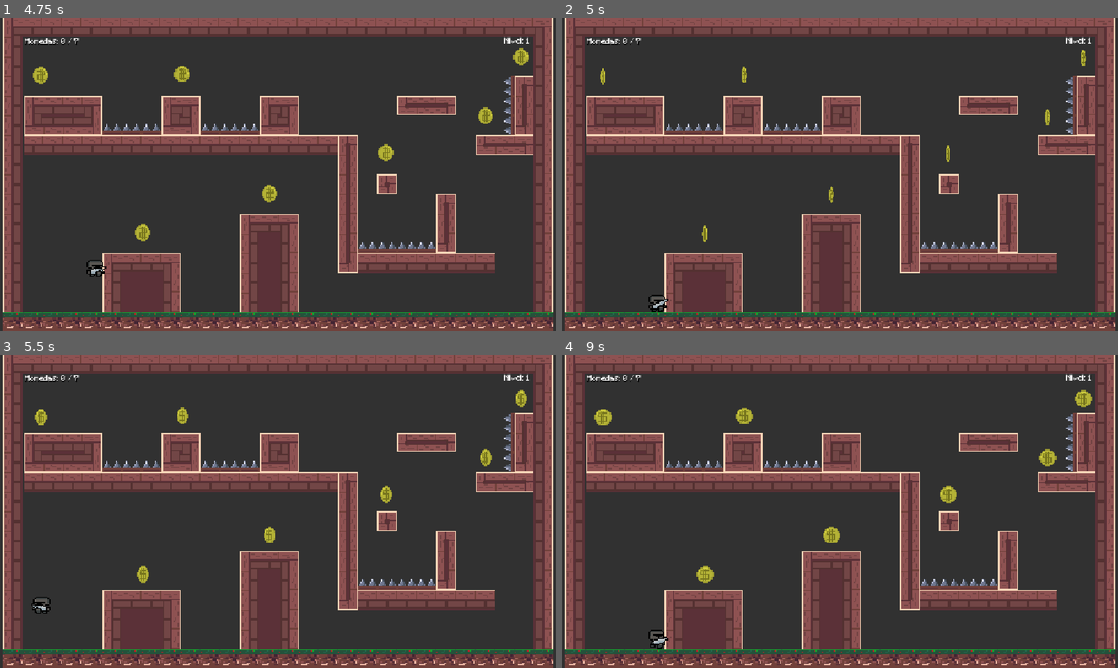
Above: before the commit, frames 1-4 (two rows, left to right).
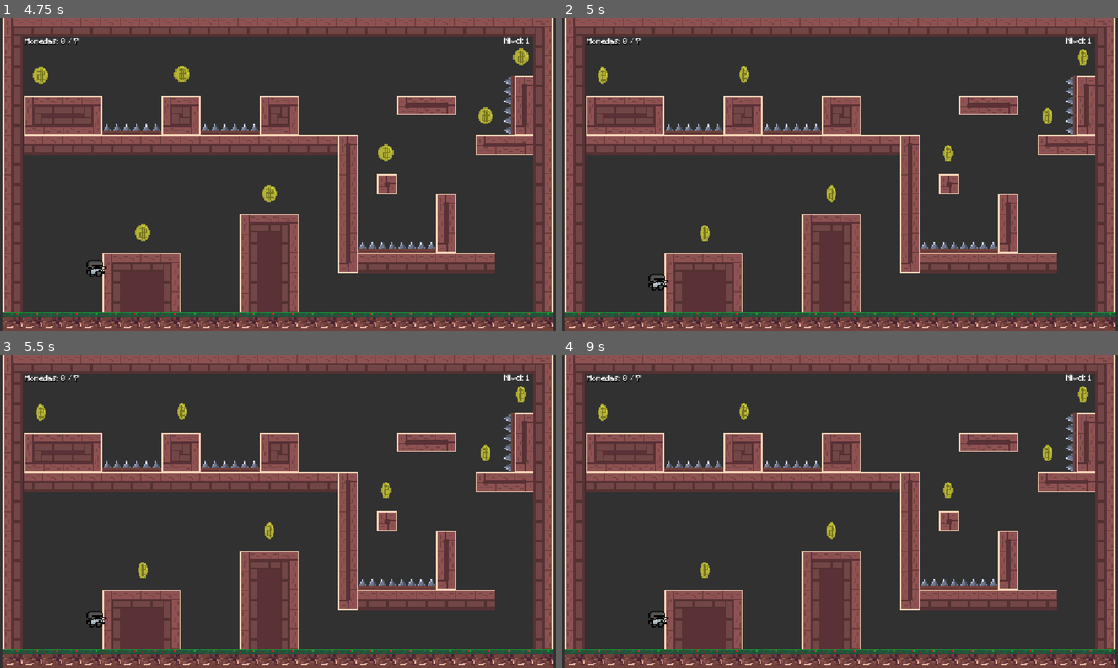
Above: after the commit, the same moments.

Repository: Marcausente/KnightGame2DGodot
Game: Godot game, scene res://Escenas/MenuPrincipal/menu_principal.tscn
The game is run twice, just before and just after one commit, with the same random seed, the same clock (stepped at 60 frames per second) and the same inputs.
Inputs:
- Up to frame 1 (4.75 s): click "Cargar" at 0.5 s; hold D (derecha) 1.28-2.78 s; tap W (saltar) at 1.52, 2.27, 3.77, 4.52 s; hold A (izquierda) 2.78-3.53 s; hold D (derecha) from 3.53 s (still down)
- Up to frame 2 (5 s): keep holding D (derecha); tap Escape (pausa) at 4.9 s
- Up to frame 3 (5.5 s): release D (derecha) at 5.03 s; hold A (izquierda) from 5.03 s (still down); tap W (saltar) at 5.27 s
- Up to frame 4 (9 s): release A (izquierda) at 5.78 s; hold D (derecha) 5.78-6.53 s; hold A (izquierda) 6.53-8.03 s; tap W (saltar) at 6.77, 7.52, 8.27 s; hold D (derecha) from 8.03 s (still down)

Frame 1 is identical in both runs. In frame 2, 0.7% of the frame differs, in the area x 6-95%, y 10-94%; in frame 3, 0.9%; in frame 4, 1.1%, in the area x 5-96%, y 10-94%.

Commit message:
FEAT: Modo pausa puesto correctamente

Diff:
--- a/Escenas/escena_principal/escena_principal.gd
+++ b/Escenas/escena_principal/escena_principal.gd
@@ -13,6 +13,9 @@
 	else:
 		_crear_nivel(_nivel_actual) #Cargamos el nivel con la variable _nivel_actual, por defecto es uno
 
+	process_mode = Node.PROCESS_MODE_ALWAYS # Permite que este nodo reciba inputs estando pausado
+
+
 func _crear_nivel(numero_nivel: int):
 	if numero_nivel < 1 or numero_nivel > niveles.size(): # Comprobamos si el número de nivel solicitado existe dentro del array
 		get_tree().change_scene_to_file("res://Escenas/MenuPrincipal/menu_principal.tscn") # Si no hay mas niveles volvemos al menú principal
@@ -20,6 +23,7 @@
 
 	#Llamamos a la pos 0 del array (Nivel 1) Y la instanciamos (Cargamos), se tiene que restar uno porque siempre sera uno menos que el num del nivel
 	_nivel_instanciado = niveles[numero_nivel - 1].instantiate()
+	_nivel_instanciado.process_mode = Node.PROCESS_MODE_PAUSABLE # El nivel y sus elementos se pausaran al pausar el juego
 	#Ahora _nivel_instanciado es el nivel que queremos cargar, es decdir, el 0
 	add_child(_nivel_instanciado) #Añade como hijo lo que tengamos instanciado, lo añade hacia la referencia del codigo, en este caso escena_principal
 
@@ -53,3 +57,9 @@
 	_nivel_actual = ControladorGlobal.nivelActual #Cogemos la variable nivel actual de la guardada
 	#Ahora creamos el nivel de la variable que teniamos en nivel actual
 	_crear_nivel.call_deferred(_nivel_actual) #Calldefered es para esperar a que se borre el anterior nivel antes de generar el nuevo, indispensable
+
+func _input(event: InputEvent) -> void: #Esta funcion recibe un evento input, es decir, que se apriete algo
+	if event.is_action_pressed("pausa") and get_tree().paused == false: #Si se aprieta el boton que tenemos configurado para la pausa
+		get_tree().paused = true
+	elif event.is_action_pressed("pausa") and get_tree().paused == true:
+		get_tree().paused = false
